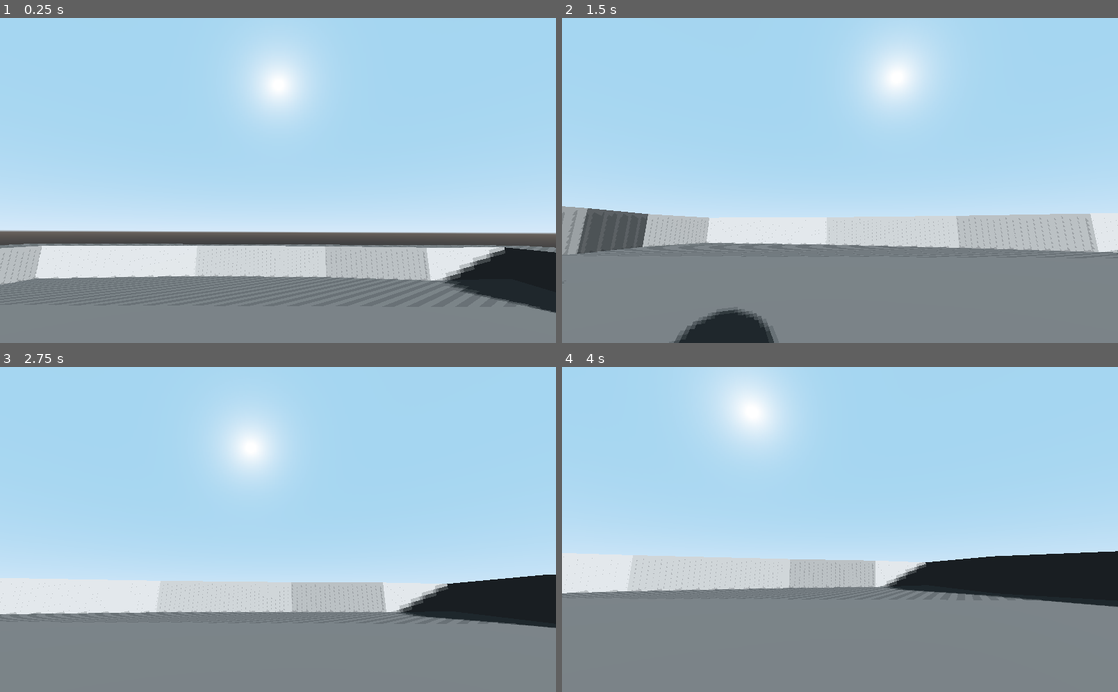
Above: before the commit, frames 1-4 (two rows, left to right).
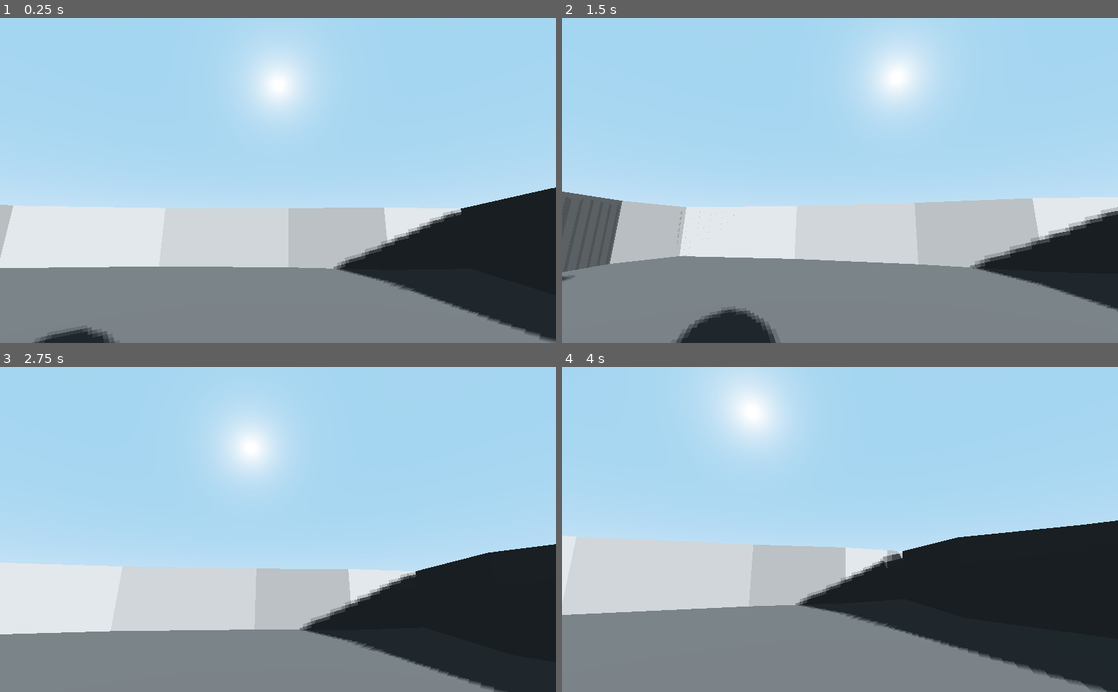
Above: after the commit, the same moments.

Repository: dirkk0/repo-cgl-2021
Game: Godot game, scene res://main.tscn
The game is run twice, just before and just after one commit, with the same random seed, the same clock (stepped at 60 frames per second) and the same inputs.
Inputs (mouse positions are in pixels of both pictures, inside the frame that each line leads up to):
- Up to frame 1 (0.25 s): no input
- Up to frame 2 (1.5 s): move the mouse to (867, 180) at 0.52 s; hold E (ui_e) 0.53-1.28 s; tap Space (ui_select) at 0.77 s; tap Enter at 1.25 s; move the mouse to (812, 180) at 1.27 s; tap E (ui_e) at 1.35 s
- Up to frame 3 (2.75 s): tap Space (ui_select) at 1.52, 2 s; move the mouse to (289, 523) at 2.02 s; hold E (ui_e) from 2.03 s (still down)
- Up to frame 4 (4 s): tap Enter at 2.75 s; move the mouse to (834, 536) at 2.77 s; release E (ui_e) at 2.78 s; tap E (ui_e) at 2.85 s; tap Space (ui_select) at 3.02, 3.5, 3.77 s; move the mouse to (878, 532) at 3.52 s; hold E (ui_e) from 3.53 s (still down)

The runs differ from the first frame. In frame 1, 19% of the frame differs, in the area x 0-100%, y 52-100%; in frame 2, 14%; in frame 3, 17%; in frame 4, 19%, in the area x 0-100%, y 47-100%.

Commit message:
end of #2

Diff:
--- /dev/null
+++ b/godot/Player.tscn
@@ -0,0 +1,37 @@
+[gd_scene load_steps=5 format=2]
+
+[ext_resource path="res://player.gd" type="Script" id=1]
+
+[sub_resource type="CapsuleShape" id=5]
+
+[sub_resource type="CapsuleMesh" id=6]
+
+[sub_resource type="CubeMesh" id=7]
+
+[node name="Player" type="KinematicBody"]
+transform = Transform( 1, 0, 0, 0, 1, 0, 0, 0, 1, 2.66245, 3.0254, 0 )
+script = ExtResource( 1 )
+
+[node name="CollisionShape" type="CollisionShape" parent="."]
+transform = Transform( 1, 0, 0, 0, -4.37114e-08, -1, 0, 1, -4.37114e-08, 0, 0, 0 )
+shape = SubResource( 5 )
+
+[node name="MeshInstance" type="MeshInstance" parent="."]
+transform = Transform( 1, 0, 0, 0, -4.37114e-08, -1, 0, 1, -4.37114e-08, 0, 0, 0 )
+mesh = SubResource( 6 )
+
+[node name="Head" type="Spatial" parent="."]
+transform = Transform( 1, 0, 0, 0, 1, 0, 0, 0, 1, 0, 0.810845, 0 )
+
+[node name="Camera" type="Camera" parent="Head"]
+transform = Transform( 0.999991, -0.00429624, 0.000472263, 0.00429623, 0.976111, -0.217232, 0.000472302, 0.217232, 0.97612, 0, 0, -4.47035e-08 )
+
+[node name="RayCast" type="RayCast" parent="Head/Camera"]
+transform = Transform( 1, 0, 0, 0, 1, 0, 0, 0, 1, 0, 0, 5.96046e-08 )
+enabled = true
+cast_to = Vector3( 0, 0, -5 )
+
+[node name="Nose" type="MeshInstance" parent="."]
+transform = Transform( 0.1, 0, 0, 0, 0.1, 0, 0, 0, 0.1, 0, 0, -1.7165 )
+visible = false
+mesh = SubResource( 7 )
--- a/godot/launchcube.gd
+++ b/godot/launchcube.gd
@@ -1,6 +1,8 @@
 extends Spatial
 
 export var inc = 0.08
+
+var is_launching = false
 
 func _ready():
 	pass # Replace with function body.
@@ -8,5 +10,11 @@
 
 # Called every frame. 'delta' is the elapsed time since the previous frame.
 func _process(delta):
-	get_node("Cube").translation.y += inc
-	pass
+	if is_launching:
+		get_node("Cube").translation.y += inc
+		pass
+
+func activate():
+	if not is_launching:
+		print("i am activated!")
+	is_launching = true
--- a/godot/launchcube.tscn
+++ b/godot/launchcube.tscn
@@ -1,8 +1,11 @@
-[gd_scene load_steps=3 format=2]
+[gd_scene load_steps=4 format=2]
 
 [ext_resource path="res://launchcube.gd" type="Script" id=1]
 
 [sub_resource type="CubeMesh" id=1]
+
+[sub_resource type="ConcavePolygonShape" id=2]
+data = PoolVector3Array( -1, 1, 1, 1, 1, 1, -1, -1, 1, 1, 1, 1, 1, -1, 1, -1, -1, 1, 1, 1, -1, -1, 1, -1, 1, -1, -1, -1, 1, -1, -1, -1, -1, 1, -1, -1, 1, 1, 1, 1, 1, -1, 1, -1, 1, 1, 1, -1, 1, -1, -1, 1, -1, 1, -1, 1, -1, -1, 1, 1, -1, -1, -1, -1, 1, 1, -1, -1, 1, -1, -1, -1, 1, 1, 1, -1, 1, 1, 1, 1, -1, -1, 1, 1, -1, 1, -1, 1, 1, -1, -1, -1, 1, 1, -1, 1, -1, -1, -1, 1, -1, 1, 1, -1, -1, -1, -1, -1 )
 
 [node name="LaunchCube" type="Spatial"]
 script = ExtResource( 1 )
@@ -10,3 +13,8 @@
 [node name="Cube" type="MeshInstance" parent="."]
 transform = Transform( 1, 0, 0, 0, 1, 0, 0, 0, 1, 0, 1, 0 )
 mesh = SubResource( 1 )
+
+[node name="CubeStaticBody" type="StaticBody" parent="Cube" groups=["launchgroup"]]
+
+[node name="CollisionShape" type="CollisionShape" parent="Cube/CubeStaticBody"]
+shape = SubResource( 2 )
--- a/godot/main.tscn
+++ b/godot/main.tscn
@@ -1,8 +1,8 @@
-[gd_scene load_steps=12 format=2]
+[gd_scene load_steps=9 format=2]
 
 [ext_resource path="res://main.gd" type="Script" id=1]
 [ext_resource path="res://launchcube.tscn" type="PackedScene" id=2]
-[ext_resource path="res://player.gd" type="Script" id=3]
+[ext_resource path="res://Player.tscn" type="PackedScene" id=3]
 [ext_resource path="res://models/basic_scene.tscn" type="PackedScene" id=4]
 
 [sub_resource type="PlaneMesh" id=1]
@@ -17,12 +17,6 @@
 background_sky = SubResource( 3 )
 ambient_light_energy = 0.77
 ambient_light_sky_contribution = 0.23
-
-[sub_resource type="CapsuleShape" id=5]
-
-[sub_resource type="CapsuleMesh" id=6]
-
-[sub_resource type="CubeMesh" id=7]
 
 [node name="Main" type="Spatial"]
 transform = Transform( 1, 0, 0, 0, 1, 0, 0, 0, 1, 0, 0.2, 0 )
@@ -44,32 +38,10 @@
 [node name="WorldEnvironment" type="WorldEnvironment" parent="."]
 environment = SubResource( 4 )
 
-[node name="Player" type="KinematicBody" parent="."]
-transform = Transform( 1, 0, 0, 0, 1, 0, 0, 0, 1, 0, 6.7934, 0 )
-script = ExtResource( 3 )
-
-[node name="CollisionShape" type="CollisionShape" parent="Player"]
-transform = Transform( 1, 0, 0, 0, -4.37114e-08, -1, 0, 1, -4.37114e-08, 0, 0, 0 )
-shape = SubResource( 5 )
-
-[node name="MeshInstance" type="MeshInstance" parent="Player"]
-transform = Transform( 1, 0, 0, 0, -4.37114e-08, -1, 0, 1, -4.37114e-08, 0, 0, 0 )
-mesh = SubResource( 6 )
-
-[node name="Head" type="Spatial" parent="Player"]
-transform = Transform( 1, 0, 0, 0, 1, 0, 0, 0, 1, 0, 0.810845, 0 )
-
-[node name="Camera" type="Camera" parent="Player/Head"]
-transform = Transform( 0.999991, -0.00429624, 0.000472263, 0.00429623, 0.976111, -0.217232, 0.000472302, 0.217232, 0.97612, 0, 0, -4.47035e-08 )
-
-[node name="Nose" type="MeshInstance" parent="Player"]
-transform = Transform( 0.1, 0, 0, 0, 0.1, 0, 0, 0, 0.1, 0, 0, -1.7165 )
-visible = false
-mesh = SubResource( 7 )
+[node name="Player" parent="." instance=ExtResource( 3 )]
 
 [node name="LaunchCube" parent="." instance=ExtResource( 2 )]
-transform = Transform( 1, 0, 0, 0, 1, 0, 0, 0, 1, -10.3791, 0, 0 )
+transform = Transform( 1, 0, 0, 0, 1, 0, 0, 0, 1, -10.3791, 0, -2.91119 )
 inc = 0.01
 
 [node name="basic_scene" parent="." instance=ExtResource( 4 )]
-transform = Transform( 2, 0, 0, 0, 1, 0, 0, 0, 2, 0, 0, 0 )
--- a/godot/player.gd
+++ b/godot/player.gd
@@ -2,8 +2,8 @@
 
 var velocity:Vector3
 
-var acceleration = 5
-var speed = 10
+export var acceleration = 5
+export var speed = 10
 var mouse_sensitivity = 0.3
 var gravity = 0.98
 
@@ -34,6 +34,18 @@
 	velocity.y = velocity.y - gravity
 	move_and_slide(velocity)
 
+
+	if Input.is_action_pressed("ui_e"):
+		var raycast = get_node("Head/Camera/RayCast")
+		var body = raycast.get_collider()
+		if body:
+			# print(body.name)
+			if body.is_in_group("launchgroup"):
+				var cube = body.get_parent().get_parent()
+				if cube.has_method("activate"):
+					cube.activate()
+					#print("I see a body", str(body))
+
 func _input(event):
 	if event is InputEventMouseMotion:
 		var cam = get_node("Head/Camera")
Binary file added: godot/office/office.glb
Not shown, added: godot/office/office.glb.import
Not shown, added: godot/office/untitled.blend
